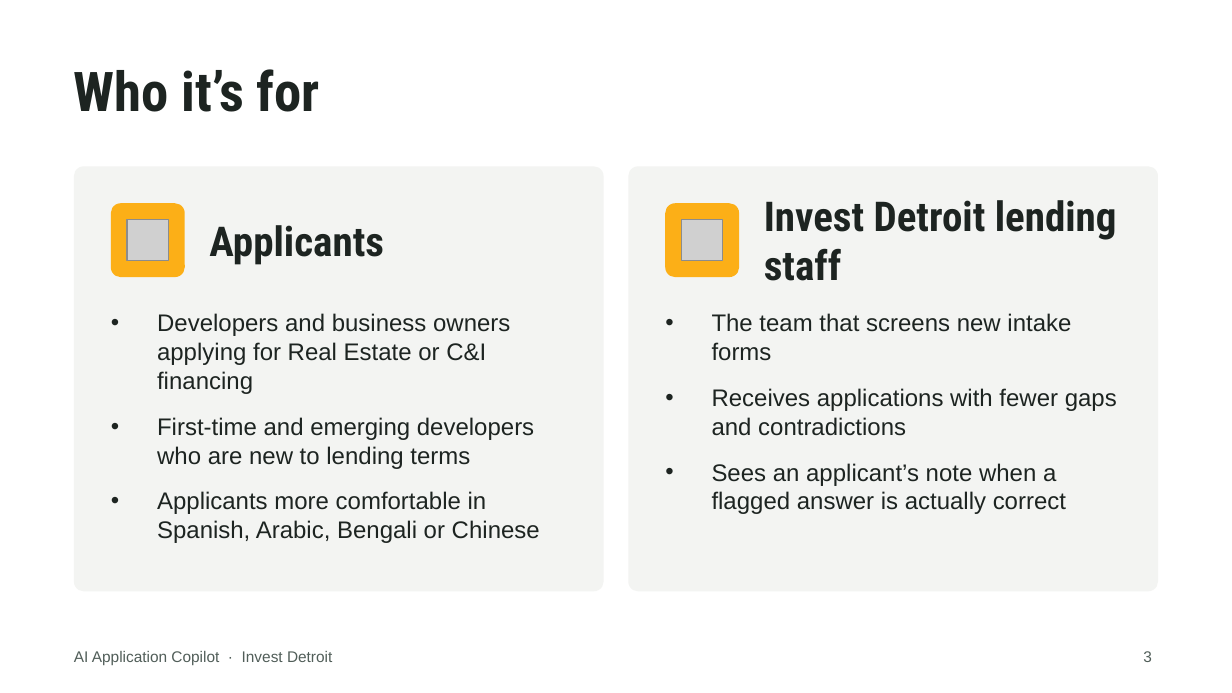
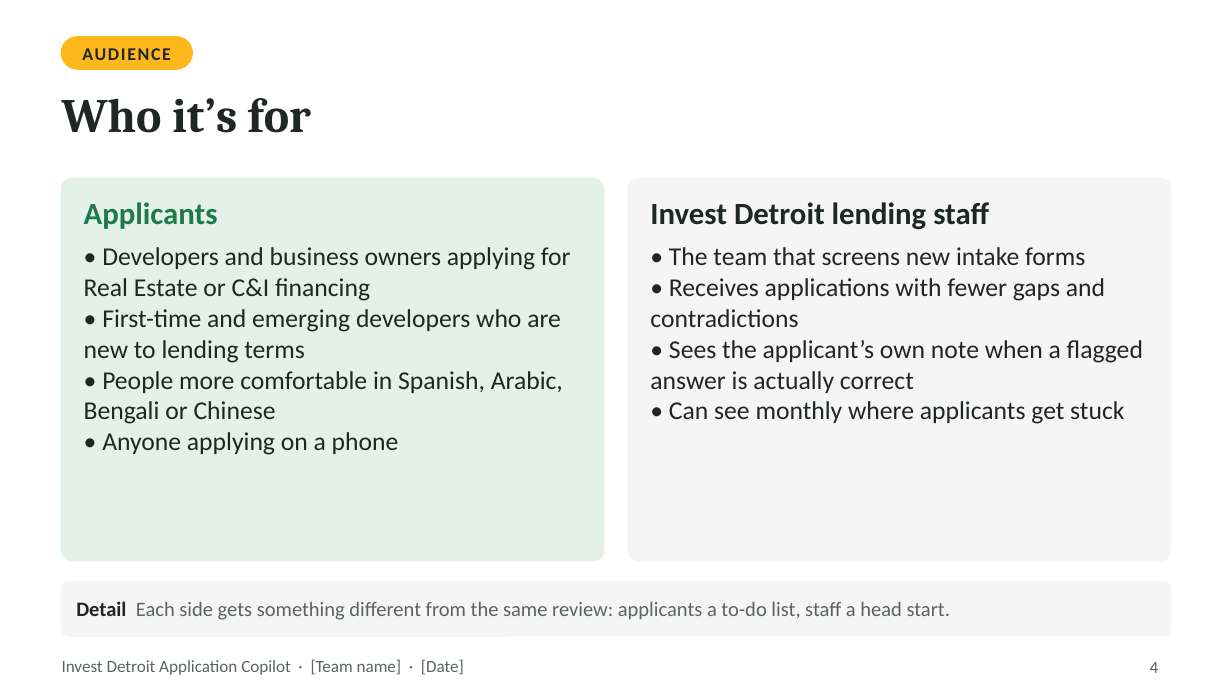
Before and after one commit to Ross-Business-Tech/Invest-Detroit-Project-1, a slide deck: slide 4 of docs/slides/Invest-Detroit-Copilot-Client-Deck.pptx (slide 3 before the commit). Drawn at 1232x693 pixels with LibreOffice and Linux fonts; fonts in the diff are those of the drawing; grey boxes stand for pictures; background and template pictures are left out. Boxes give left, top, right and bottom in pixels: in the first picture for what was removed or moved away, otherwise in the second. Text is boxed around its words. In the diff, an @@ line names an element or a change of style, - is before the commit and + after.

```diff
--- a/docs/slides/Invest-Detroit-Copilot-Client-Deck.pptx
+++ b/docs/slides/Invest-Detroit-Copilot-Client-Deck.pptx
@@ rounded rectangle added at (x1=62, y1=37, x2=192, y2=69), fill #FFB81C, outline #FFB81C 1 pt @@
@@ text added at (x1=82, y1=48, x2=171, y2=60), 10.5 pt, text #1F2623, bold @@
+AUDIENCE
@@ title "Who it’s for" moved from (x1=74, y1=69, x2=320, y2=112) to (x1=62, y1=98, x2=311, y2=133) @@
@@ title "Who it’s for" at (x1=62, y1=98, x2=311, y2=133): size 32 to 28 pt, font Roboto Condensed to Cambria, text colour #1D2421 to #1F2623 @@
@@ rounded rectangle resized from (x1=74, y1=166, x2=604, y2=591) to (x1=62, y1=179, x2=604, y2=561) @@
@@ rounded rectangle at (x1=62, y1=179, x2=604, y2=561): fill #F3F4F2 to #E3F1E9; outline none to #E3F1E9 1 pt; proportions changed @@
@@ rounded rectangle resized from (x1=628, y1=166, x2=1158, y2=591) to (x1=628, y1=179, x2=1170, y2=561) @@
@@ rounded rectangle at (x1=628, y1=179, x2=1170, y2=561): fill #F3F4F2 to #F4F5F4; outline none to #F4F5F4 1 pt; proportions changed @@
@@ text "Applicants" moved from (x1=209, y1=225, x2=384, y2=265) to (x1=84, y1=202, x2=218, y2=229) @@
@@ text "Applicants" at (x1=84, y1=202, x2=218, y2=229): size 24 to 18 pt, font Roboto Condensed to Calibri, text colour #1D2421 to #1E7A4B; vertical alignment middle to top @@
@@ rounded rectangle removed at (x1=111, y1=203, x2=185, y2=277) @@
@@ text "Invest Detroit lending staff" moved from (x1=764, y1=200, x2=1117, y2=281) to (x1=650, y1=202, x2=989, y2=230) @@
@@ text "Invest Detroit lending staff" at (x1=650, y1=202, x2=989, y2=230): size 24 to 18 pt, font Roboto Condensed to Calibri, text colour #1D2421 to #1F2623; vertical alignment middle to top @@
@@ rounded rectangle removed at (x1=665, y1=203, x2=739, y2=277) @@
@@ picture removed at (x1=127, y1=219, x2=169, y2=261) @@
@@ picture removed at (x1=681, y1=219, x2=723, y2=261) @@
@@ text at (x1=84, y1=247, x2=571, y2=455): text changed; size 14 to 15 pt; font Arial to Calibri; text colour #1D2421 to #1F2623 @@
-• Developers and business owners applying for Real Estate or C&I financing
-• First-time and emerging developers who are new to lending terms
-• Applicants more comfortable in Spanish, Arabic, Bengali or Chinese
+• Developers and business owners applying for Real Estate or C&I financing
+• First-time and emerging developers who are new to lending terms
+• People more comfortable in Spanish, Arabic, Bengali or Chinese
+• Anyone applying on a phone
@@ text at (x1=650, y1=247, x2=1143, y2=424): text changed; size 14 to 15 pt; font Arial to Calibri; text colour #1D2421 to #1F2623 @@
-• The team that screens new intake forms
-• Receives applications with fewer gaps and contradictions
-• Sees an applicant’s note when a flagged answer is actually correct
+• The team that screens new intake forms
+• Receives applications with fewer gaps and contradictions
+• Sees the applicant’s own note when a flagged answer is actually correct
+• Can see monthly where applicants get stuck
@@ rounded rectangle added at (x1=62, y1=582, x2=1170, y2=636), fill #F4F5F4, outline #F4F5F4 1 pt @@
@@ text added at (x1=76, y1=601, x2=950, y2=620), 12 pt, text #5B6560 @@
+Detail Each side gets something different from the same review: applicants a to-do list, staff a head start.
@@ text added at (x1=62, y1=659, x2=464, y2=675), 10 pt, text #5B6560 @@
+Invest Detroit Application Copilot · [Team name] · [Date]
@@ text removed at (x1=74, y1=651, x2=332, y2=665) @@
-AI Application Copilot · Invest Detroit
@@ page number removed at (x1=1143, y1=651, x2=1152, y2=662) @@
-3
@@ page number added at (x1=1150, y1=662, x2=1159, y2=673), 10 pt, text #5B6560 @@
+4
```
Also in this commit, not shown: 7 other slides changed, 26 slides added, 2 slides removed, 31 other files.
